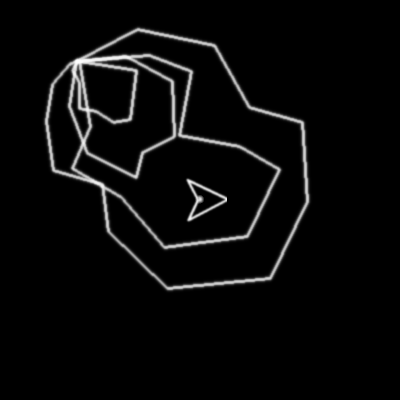
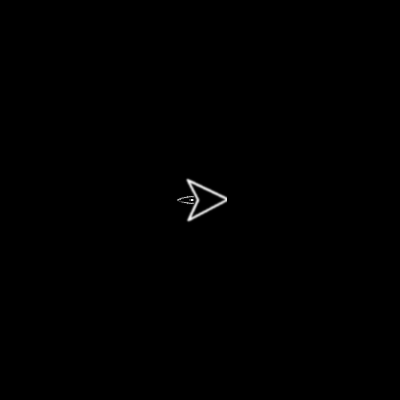
Layers edited between the first and the second 400 x 400 image:
added layer "Spacship Trust" above "Spaceship" over [176, 195, 195, 205]
hid "Bullet" over [195, 195, 204, 204]
hid "Boulder 4" over [67, 55, 142, 128]
hid "Boulder 3" over [64, 51, 180, 183]
hid "Boulder 2" over [67, 50, 285, 253]
hid "Boulder 1" over [42, 25, 312, 293]
